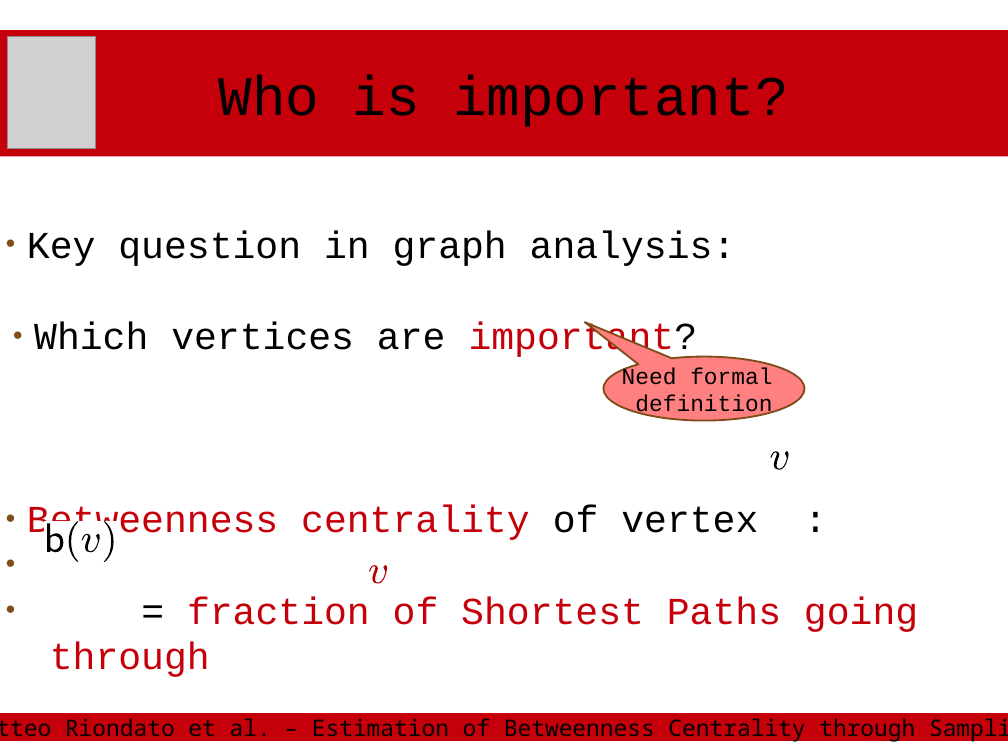
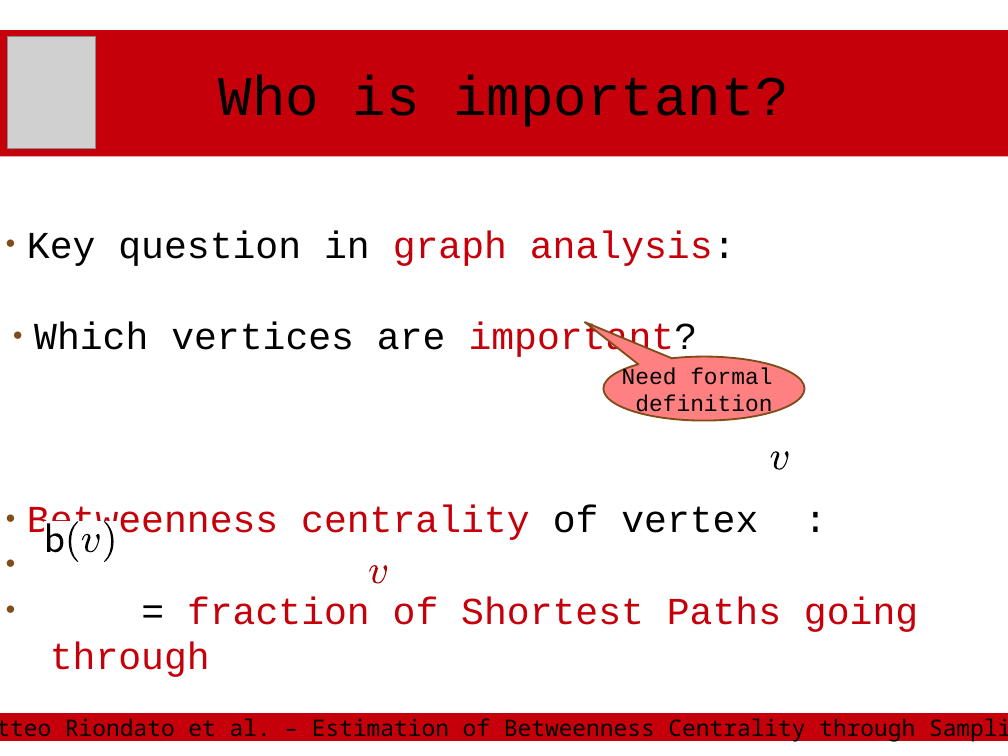
Before and after one commit to rionda/centrsampl, a slide deck: slide 2 of presentation/WSDM-Centrsampl.odp. Drawn at 1008x756 pixels with LibreOffice and Linux fonts; fonts in the diff are those of the drawing; grey boxes stand for pictures. Boxes give left, top, right and bottom in pixels: in the first picture for what was removed or moved away, otherwise in the second. Text is boxed around its words. In the diff, an @@ line names an element or a change of style, - is before the commit and + after.

Commit message:
Update WSDM presentation.

```diff
--- a/presentation/WSDM-Centrsampl.odp
+++ b/presentation/WSDM-Centrsampl.odp
@@ text at <box>27,231,736,266</box>: text colour #000000 to #C5000B in "graph analysis:" @@
```
